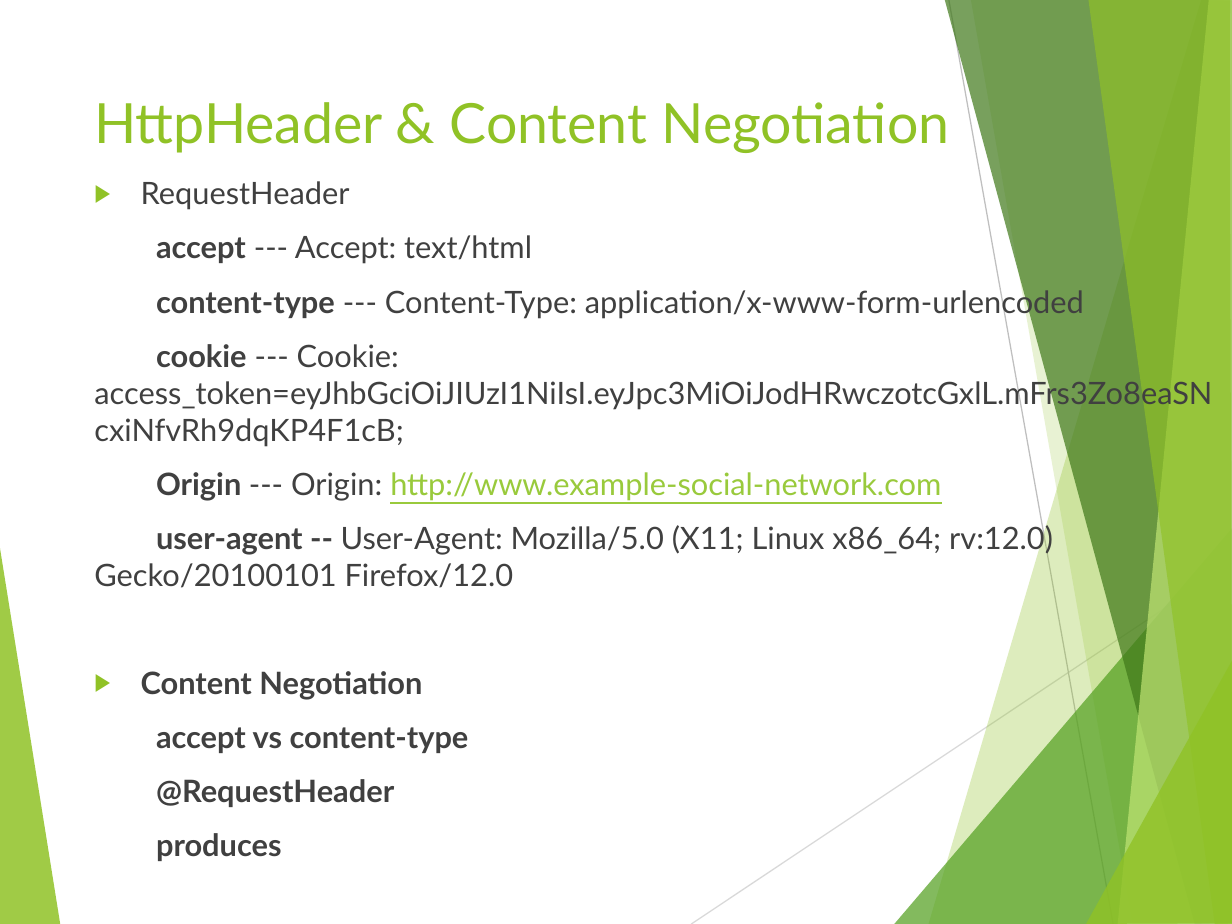
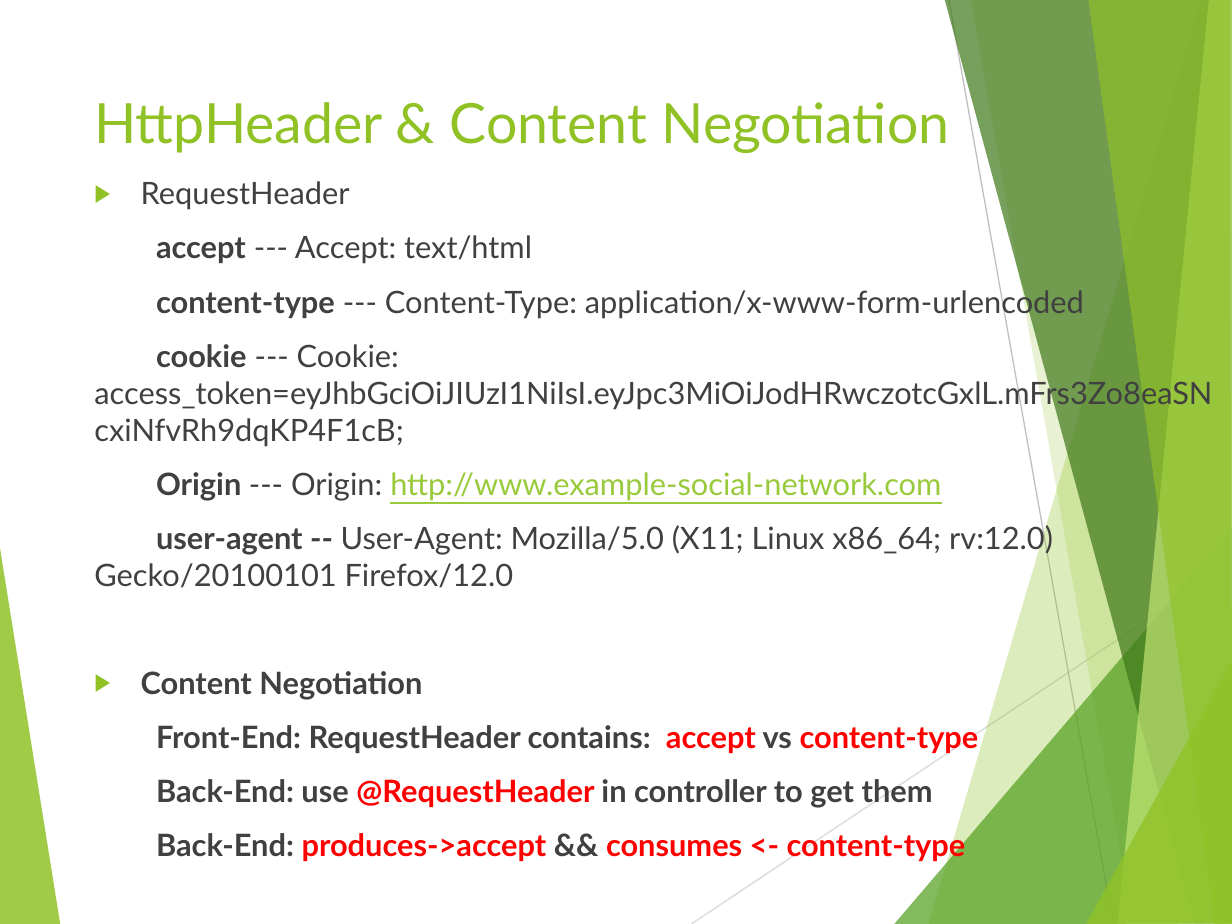
Before and after one commit to CarterGit/course-Jan-2019, a slide deck: slide 19 of 3_Spring_MVC.pptx. Drawn at 1232x924 pixels with LibreOffice and Linux fonts; fonts in the diff are those of the drawing. Boxes give left, top, right and bottom in pixels: in the first picture for what was removed or moved away, otherwise in the second. Text is boxed around its words. In the diff, an @@ line names an element or a change of style, - is before the commit and + after.

```diff
--- a/3_Spring_MVC.pptx
+++ b/3_Spring_MVC.pptx
@@ text at <box>156,725,979,862</box>: text changed @@
-accept vs content-type
-@RequestHeader
-produces
+Front-End: RequestHeader contains: accept vs content-type
+Back-End: use @RequestHeader in controller to get them
+Back-End: produces->accept && consumes <- content-type
```
Also in this commit, not shown: 1 other slide changed.
